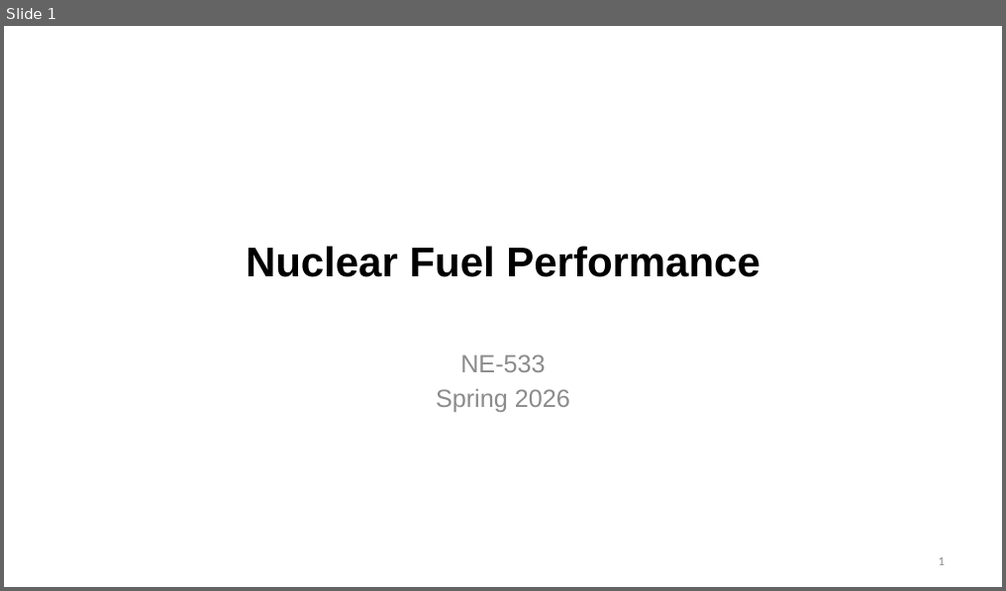
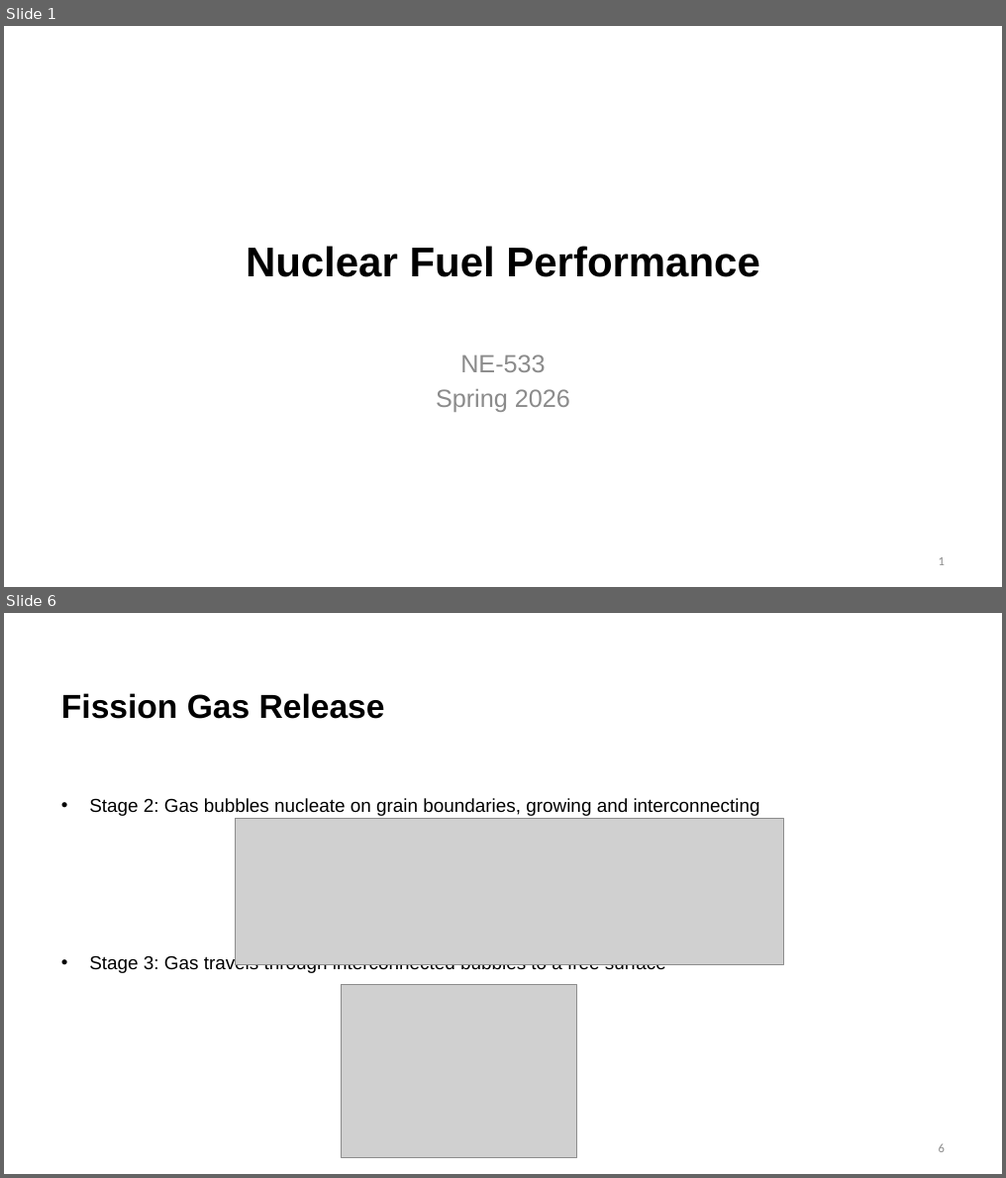
Before and after one commit to benbeeler/TEACHING, a slide deck: Nuclear_Fuel_Performance/NE533_Spring2026/Module3/Lec13_FGR_swelling.pptx. Shown one above the other, each under a label of ours: slide 1 before the commit, slides 1 and 6 after it; the slides between them are not shown. The pictures are 1006x591 and 1006x1178 pixels, drawn with LibreOffice and Linux fonts; fonts in the diff are those of the drawing; grey boxes stand for pictures; background and template pictures are left out. Boxes give left, top, right and bottom in pixels: in the first picture for what was removed or moved away, otherwise in the second. Text is boxed around its words. In the diff, an @@ line names an element or a change of style, - is before the commit and + after.

```diff
--- a/Nuclear_Fuel_Performance/NE533_Spring2026/Module3/Lec13_FGR_swelling.pptx
+++ b/Nuclear_Fuel_Performance/NE533_Spring2026/Module3/Lec13_FGR_swelling.pptx
@@ slide 6 added at [4,613,1002,1174], background #FFFFFF @@
@@ title added at [61,693,385,719], 32 pt, text #000000, bold @@
+Fission Gas Release
@@ text added at [89,798,760,973], 18 pt, text #000000 @@
+• Stage 2: Gas bubbles nucleate on grain boundaries, growing and interconnecting
+• Stage 3: Gas travels through interconnected bubbles to a free surface
@@ picture added at [236,818,783,964] @@
@@ picture added at [341,985,576,1158] @@
@@ page number added at [939,1144,944,1153], 12 pt, text #8C8C8C @@
+6
```
Also in this commit, not shown: 8 slides changed, 19 other slides added, 8 other files.
